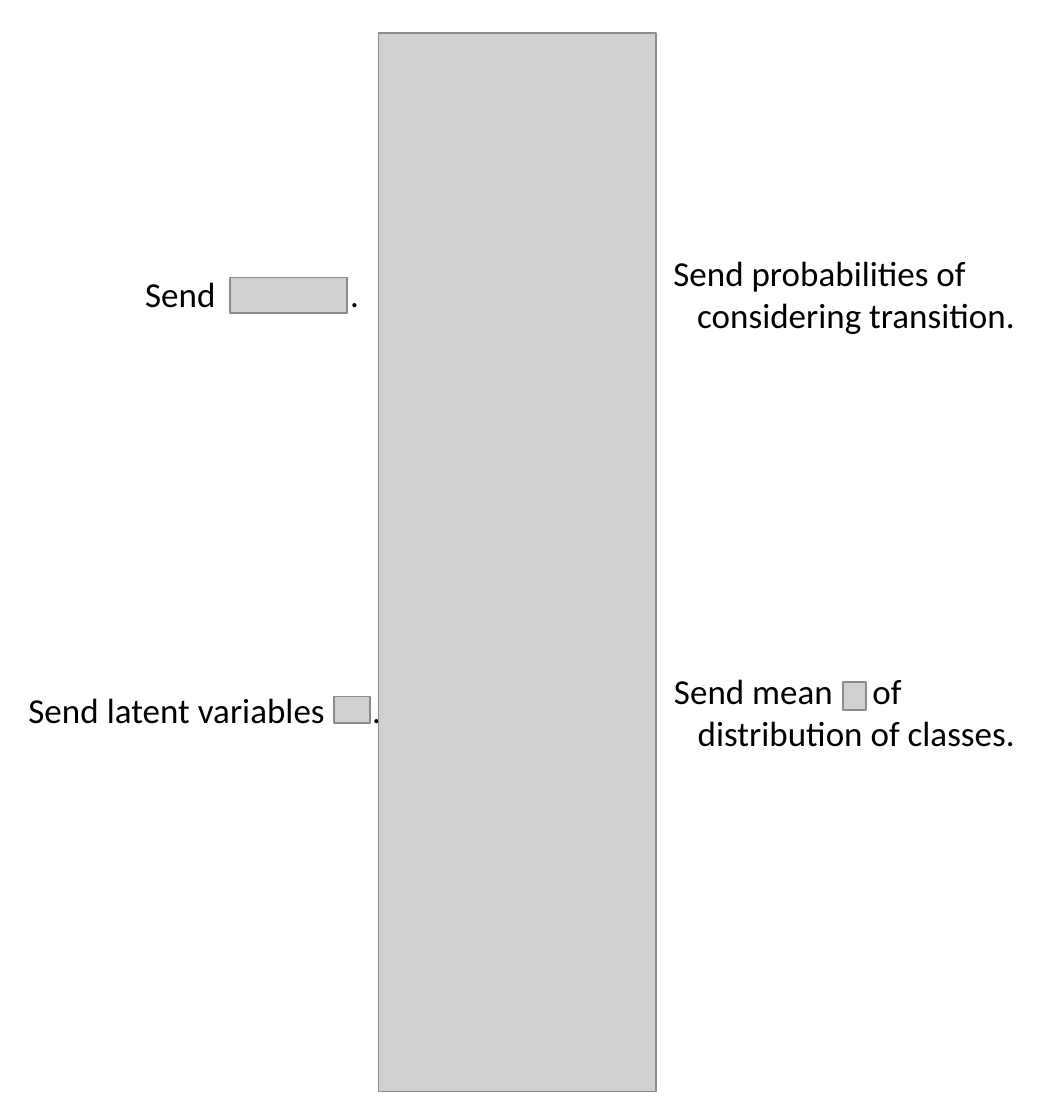
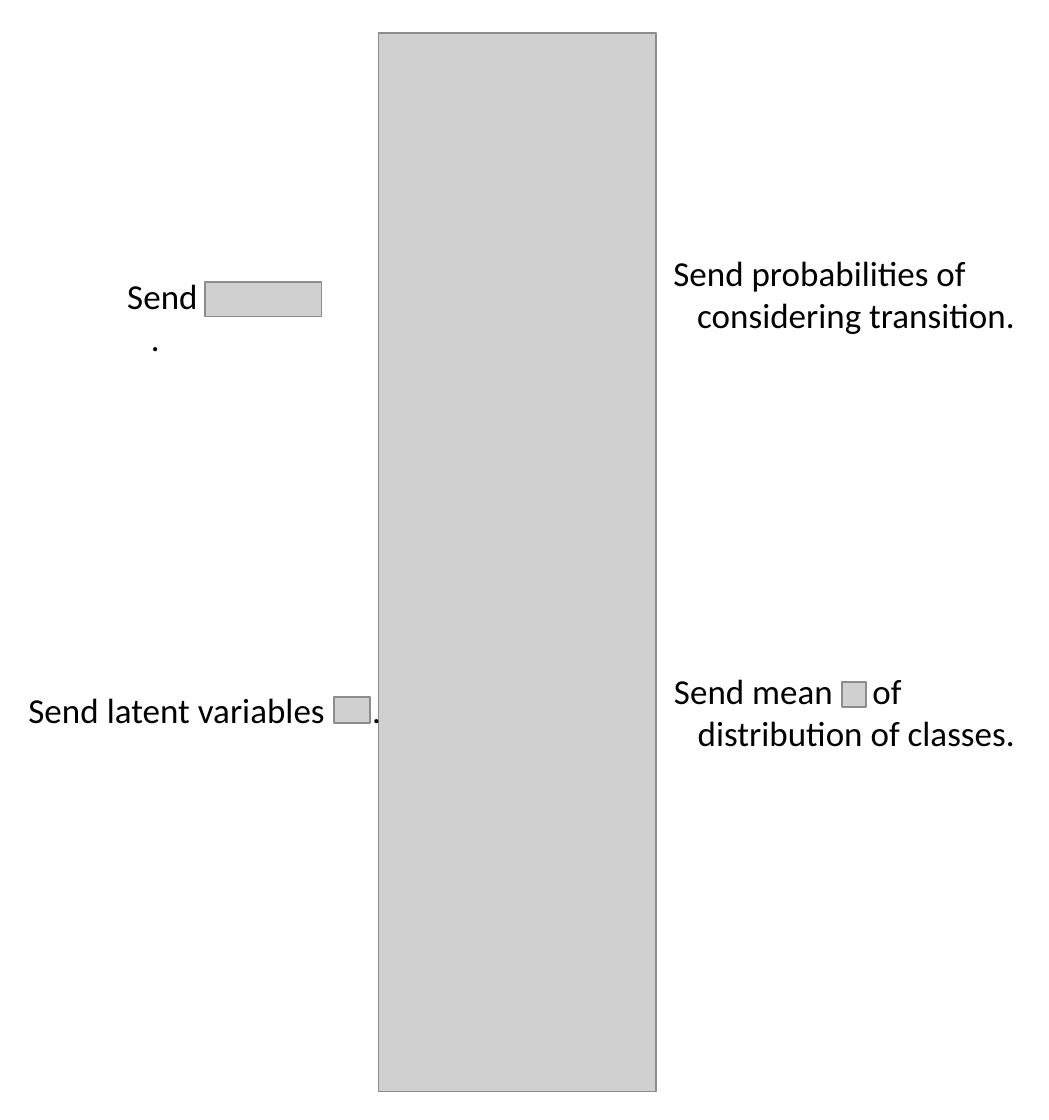
Before and after one commit to naka-lab/Serket, a slide deck: slide 1 of docs/tutorials/img/vae-gmm-mm/vae-gmm-mm.pptx. Drawn at 1049x1120 pixels with LibreOffice and Linux fonts; fonts in the diff are those of the drawing; grey boxes stand for pictures. Boxes give left, top, right and bottom in pixels: in the first picture for what was removed or moved away, otherwise in the second. Text is boxed around its words. In the diff, an @@ line names an element or a change of style, - is before the commit and + after.

```diff
--- a/docs/tutorials/img/vae-gmm-mm/vae-gmm-mm.pptx
+++ b/docs/tutorials/img/vae-gmm-mm/vae-gmm-mm.pptx
@@ text "Send .": place and size @@
-text "Send ." at bbox=[145, 282, 215, 308]
+text "Send ." at bbox=[127, 284, 197, 310]
@@ picture: place and size @@
-picture at bbox=[230, 277, 347, 313]
+picture at bbox=[205, 282, 322, 317]
```
Also in this commit, not shown: 9 other files.
